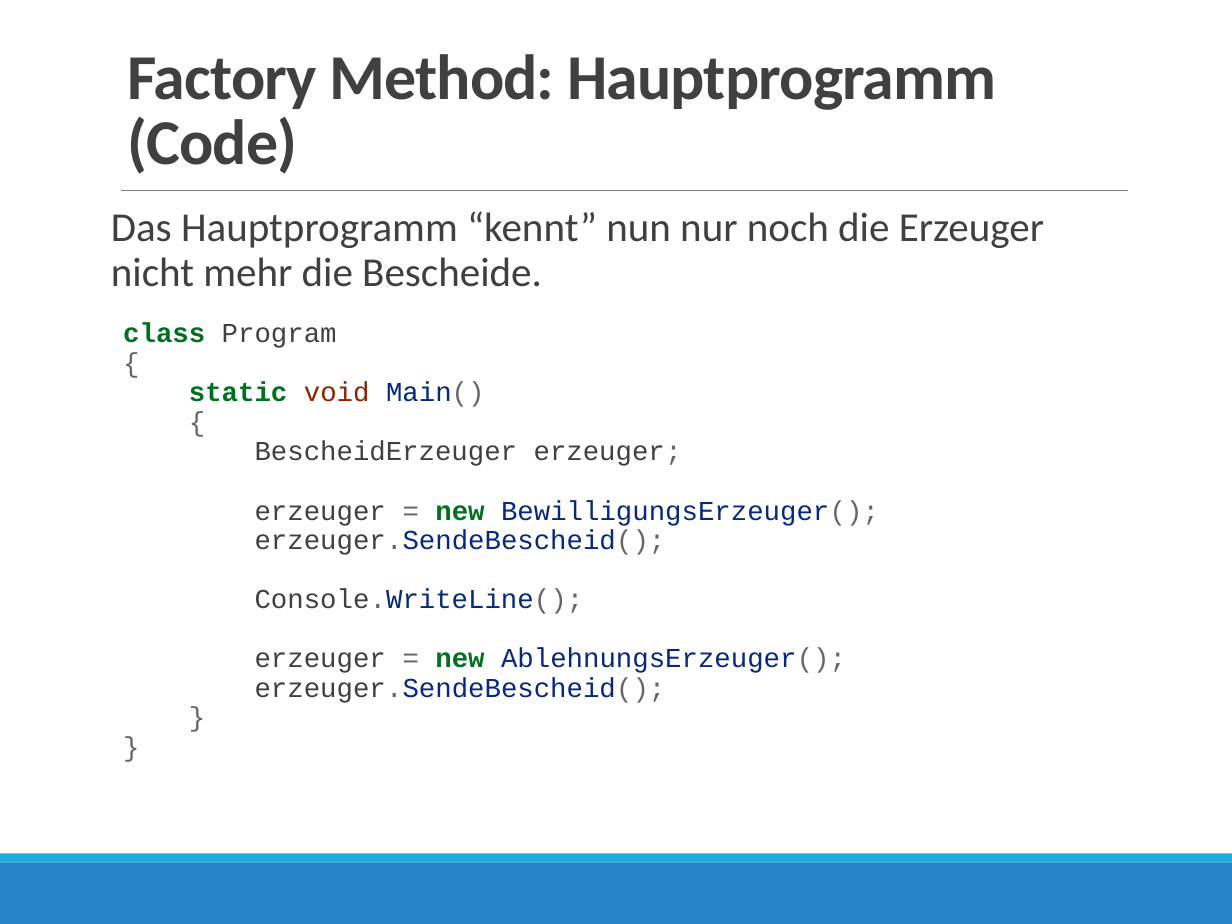
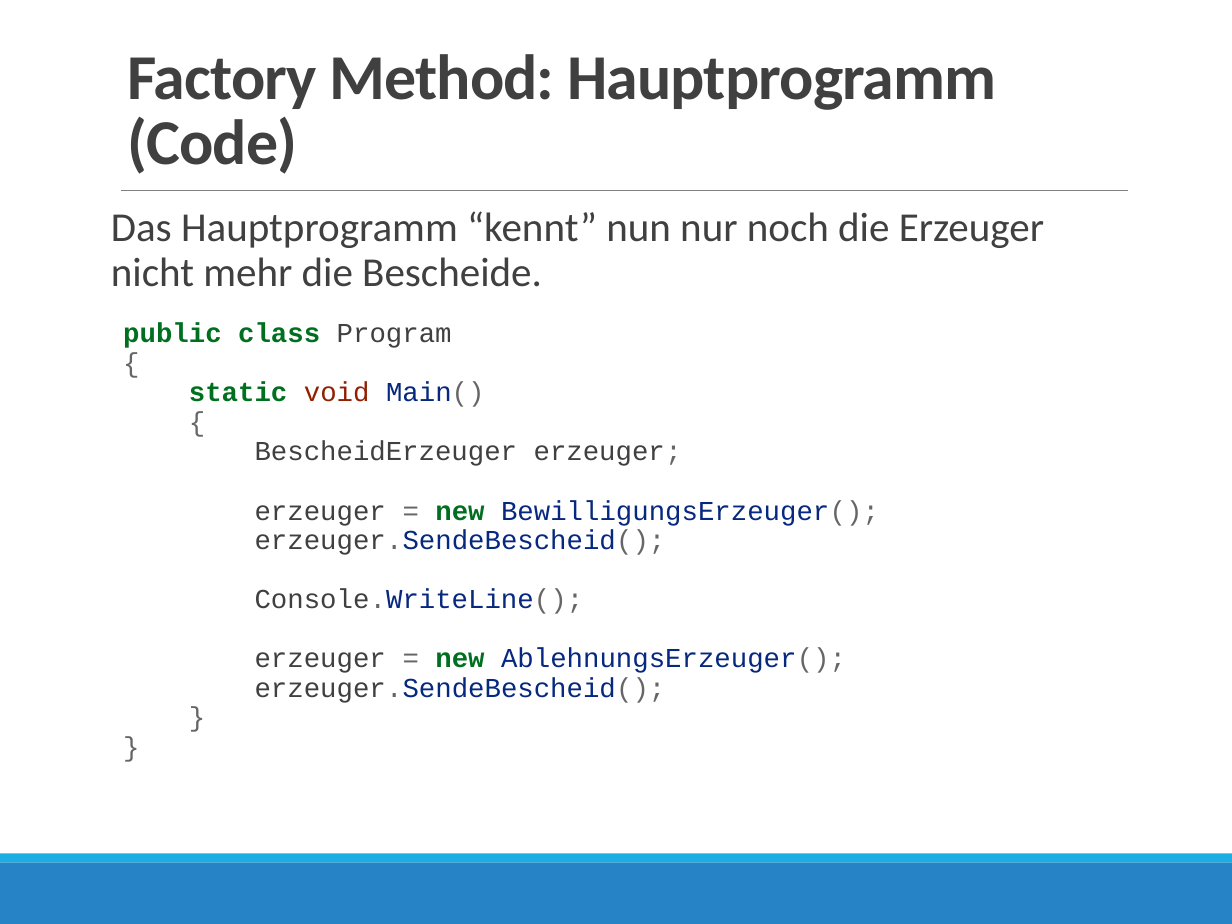
Before and after one commit to borleias/VIB_OOP_Neuplanung, a slide deck: slide 23 of Woche_2_DesignPatterns_I/02_Design_Patterns_I_v01.pptx. Drawn at 1232x924 pixels with LibreOffice and Linux fonts; fonts in the diff are those of the drawing. Boxes give left, top, right and bottom in pixels: in the first picture for what was removed or moved away, otherwise in the second. Text is boxed around its words. In the diff, an @@ line names an element or a change of style, - is before the commit and + after.

```diff
--- a/Woche_2_DesignPatterns_I/02_Design_Patterns_I_v01.pptx
+++ b/Woche_2_DesignPatterns_I/02_Design_Patterns_I_v01.pptx
@@ text at (123, 323, 879, 703): text changed @@
-class Program
-{
-static void Main()
-{
-BescheidErzeuger erzeuger;
-erzeuger = new BewilligungsErzeuger();
-erzeuger.SendeBescheid();
-Console.WriteLine();
-erzeuger = new AblehnungsErzeuger();
-erzeuger.SendeBescheid();
-}
-}
+public class Program
+{
+static void Main()
+{
+BescheidErzeuger erzeuger;
+erzeuger = new BewilligungsErzeuger();
+erzeuger.SendeBescheid();
+Console.WriteLine();
+erzeuger = new AblehnungsErzeuger();
+erzeuger.SendeBescheid();
+}
+}
```
Also in this commit, not shown: 3 other slides changed, 15 other files.
